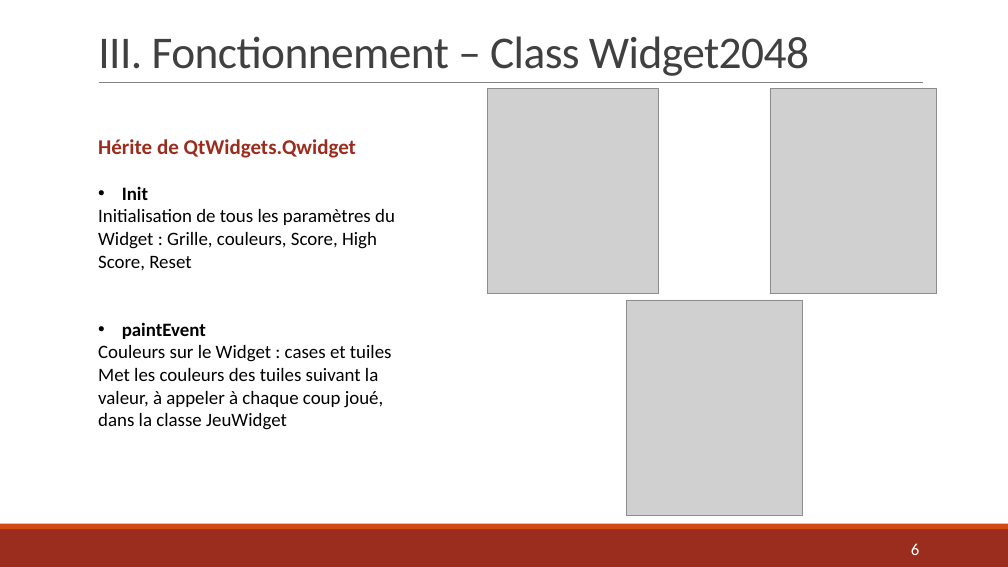
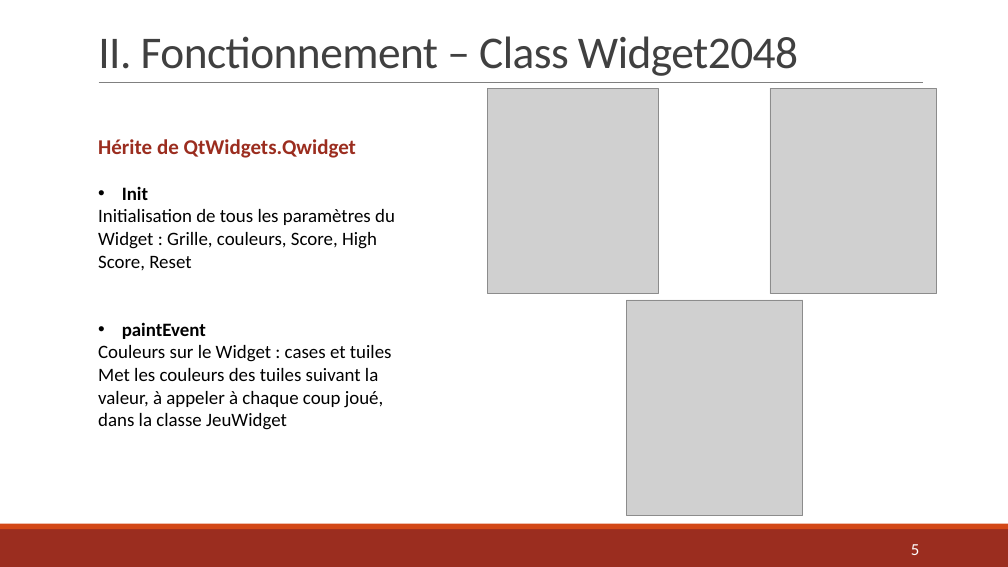
Before and after one commit to AlexandraDarco/prog_2048, a slide deck: slide 5 of Projet Info – Jeu 2048.pptx (slide 6 before the commit). Drawn at 1008x567 pixels with LibreOffice and Linux fonts; fonts in the diff are those of the drawing; grey boxes stand for pictures. Boxes give left, top, right and bottom in pixels: in the first picture for what was removed or moved away, otherwise in the second. Text is boxed around its words. In the diff, an @@ line names an element or a change of style, - is before the commit and + after.

```diff
--- a/Projet Info – Jeu 2048.pptx
+++ b/Projet Info – Jeu 2048.pptx
@@ title at bbox=[98, 36, 798, 76]: text changed @@
-III. Fonctionnement – Class Widget2048
+II. Fonctionnement – Class Widget2048
@@ page number at bbox=[911, 544, 919, 555]: text changed @@
-6
+5
```
Also in this commit, not shown: 5 other slides changed, 4 slides added, 1 other file.
